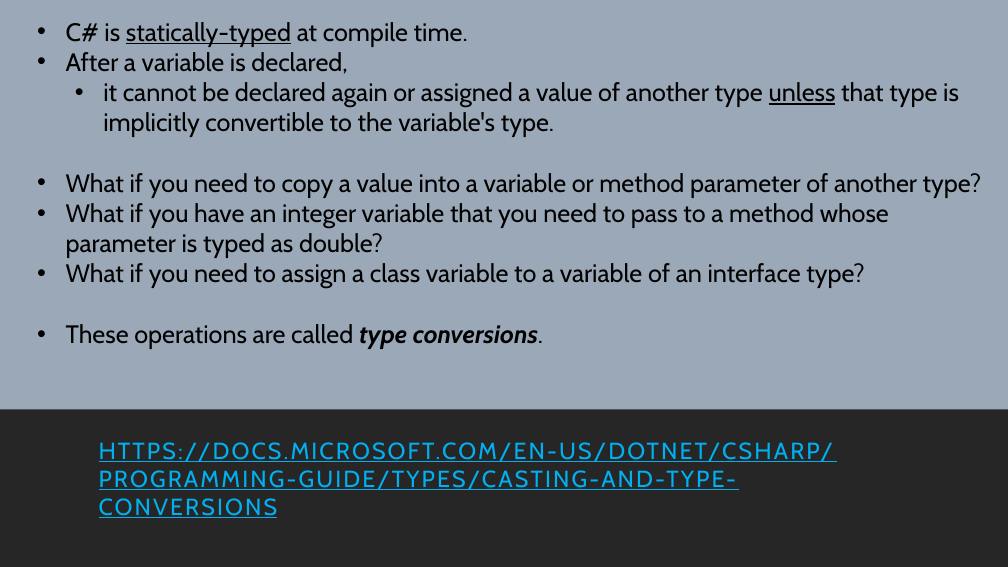
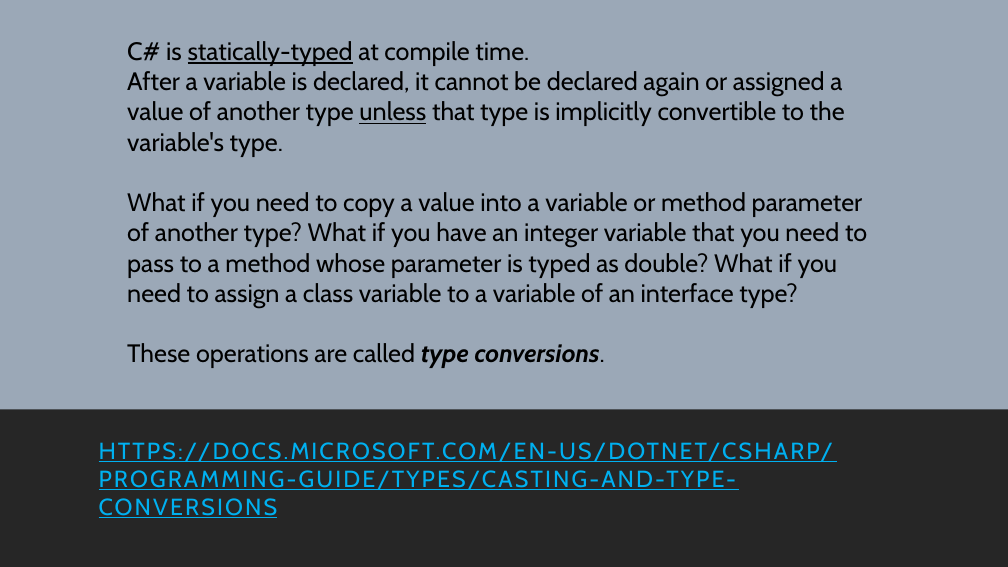
Before and after one commit to 2002-feb24-net/trainer-code, a slide deck: slide 2 of 1-csharp/MarksCodeAndPPTs/DotNetPPTs/D3_.NET_CastingAndTypeConversion.pptx. Drawn at 1008x567 pixels with LibreOffice and Linux fonts; fonts in the diff are those of the drawing. Boxes give left, top, right and bottom in pixels: in the first picture for what was removed or moved away, otherwise in the second. Text is boxed around its words. In the diff, an @@ line names an element or a change of style, - is before the commit and + after.

```diff
--- a/1-csharp/MarksCodeAndPPTs/DotNetPPTs/D3_.NET_CastingAndTypeConversion.pptx
+++ b/1-csharp/MarksCodeAndPPTs/DotNetPPTs/D3_.NET_CastingAndTypeConversion.pptx
@@ text "C# is statically-typed at compile ...": place and size @@
-text "C# is statically-typed at compile ..." at [66,22,981,349]
+text "C# is statically-typed at compile ..." at [127,41,867,368]
@@ text at [127,41,605,368]: bullet • to none @@
@@ text at [127,71,867,308]: text changed @@
-• After a variable is declared,
-  • it cannot be declared again or assigned a value of another type unless that type is implicitly convertible to the variable's type.
-• What if you need to copy a value into a variable or method parameter of another type?
-• What if you have an integer variable that you need to pass to a method whose parameter is typed as double?
-• What if you need to assign a class variable to a variable of an interface type?
+After a variable is declared, it cannot be declared again or assigned a value of another type unless that type is implicitly convertible to the variable's type.
+What if you need to copy a value into a variable or method parameter of another type? What if you have an integer variable that you need to pass to a method whose parameter is typed as double? What if you need to assign a class variable to a variable of an interface type?
```
Also in this commit, not shown: 4 other files.
